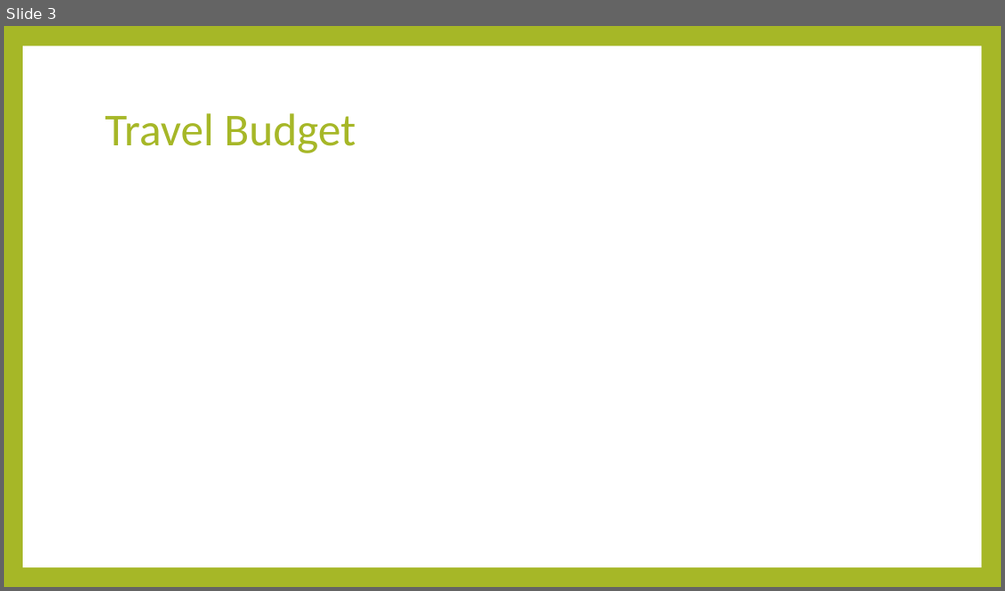
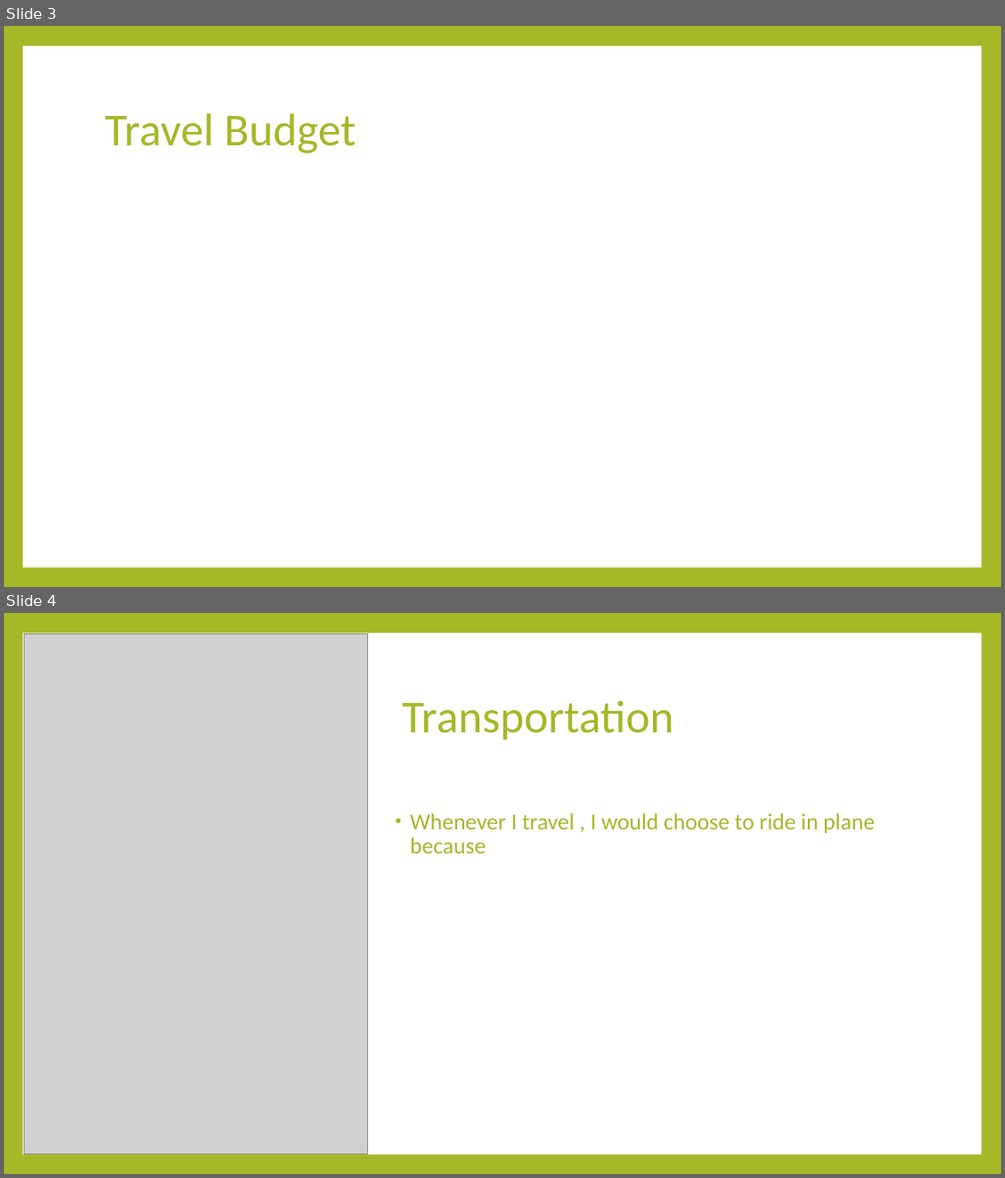
Before and after one commit to justinekyle123/My_powerpoint, a slide deck: Necesario.PPT.pptx. Shown one above the other, each under a label of ours: slide 3 before the commit, slides 3 and 4 after it. The pictures are 1005x591 and 1005x1178 pixels, drawn with LibreOffice and Linux fonts; fonts in the diff are those of the drawing; grey boxes stand for pictures. Boxes give left, top, right and bottom in pixels: in the first picture for what was removed or moved away, otherwise in the second. Text is boxed around its words. In the diff, an @@ line names an element or a change of style, - is before the commit and + after.

```diff
--- a/Necesario.PPT.pptx
+++ b/Necesario.PPT.pptx
@@ slide 4 added at (4, 613, 1001, 1174), background #A6B727; not listed: 1 template element that a slide beside it also shows @@
@@ picture added at (24, 634, 367, 1153) @@
@@ title added at (402, 700, 673, 740), 44 pt, text #A6B727 @@
+Transportation
@@ text added at (410, 813, 874, 853), 22 pt, text #A6B727 @@
+• Whenever I travel , I would choose to ride in plane because
```
Also in this commit, not shown: 1 slide changed, 1 slide removed.
